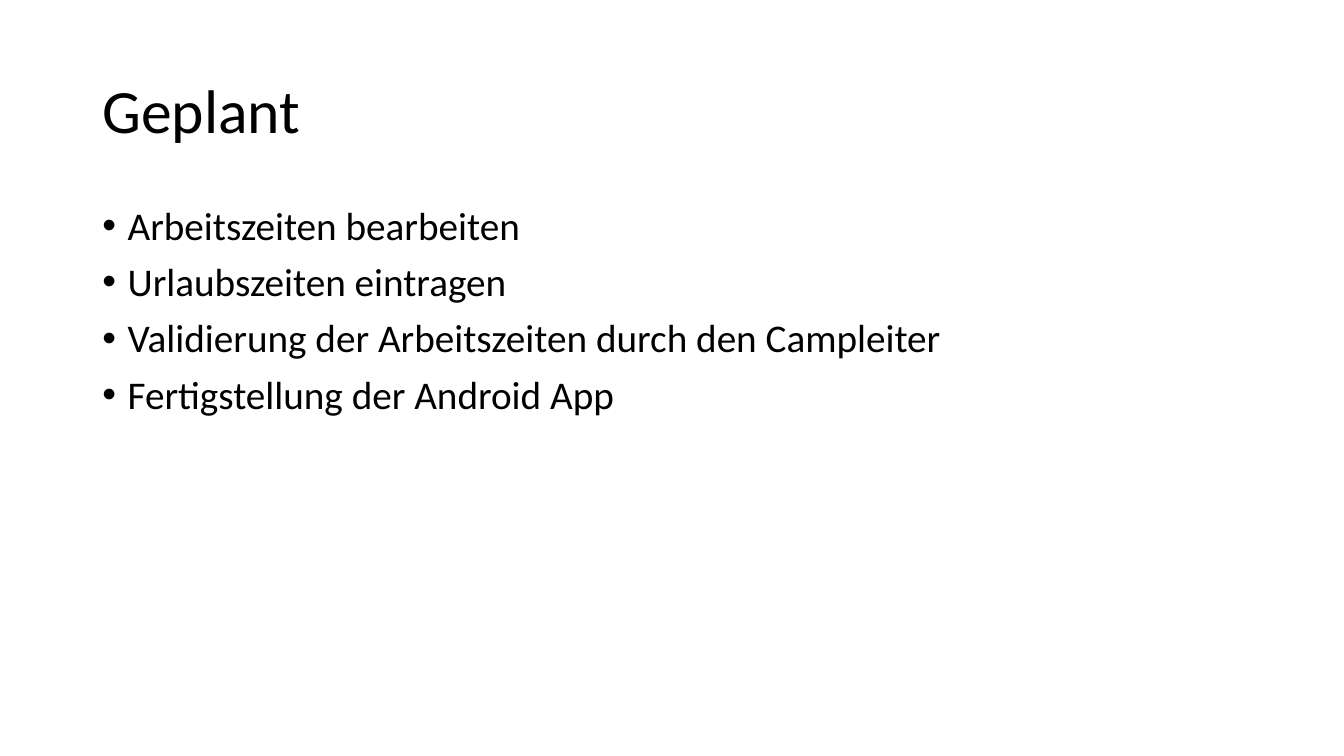
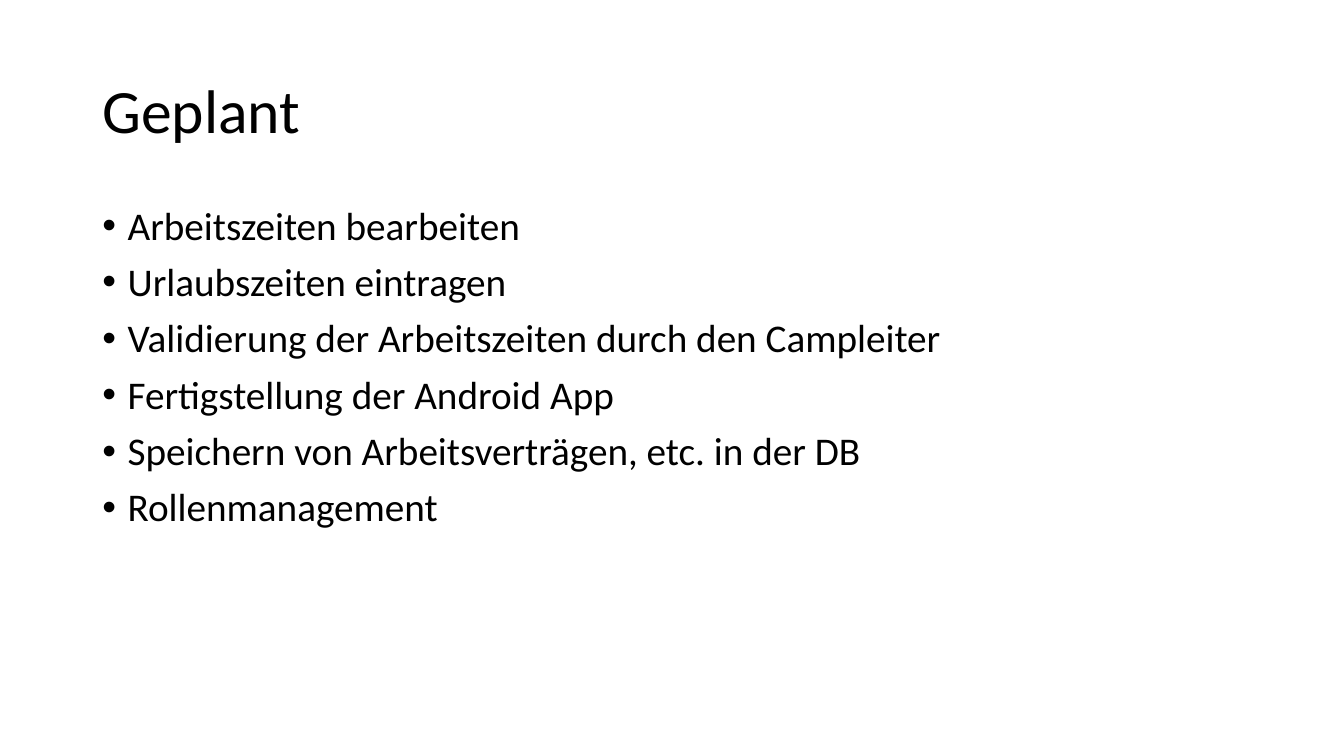
Before and after one commit to EderRene/Arbeitszeitverwaltung_Sportcamp_Salcher, a slide deck: slide 11 of Projektiterationen/2.Iteration.pptx (slide 10 before the commit). Drawn at 1344x756 pixels with LibreOffice and Linux fonts; fonts in the diff are those of the drawing. Boxes give left, top, right and bottom in pixels: in the first picture for what was removed or moved away, otherwise in the second. Text is boxed around its words. In the diff, an @@ line names an element or a change of style, - is before the commit and + after.

```diff
--- a/Projektiterationen/2.Iteration.pptx
+++ b/Projektiterationen/2.Iteration.pptx
@@ text at (x1=128, y1=437, x2=860, y2=528): paragraphs added @@
+• Speichern von Arbeitsverträgen, etc. in der DB
+• Rollenmanagement
```
Also in this commit, not shown: 2 other slides changed, 1 slide added.
